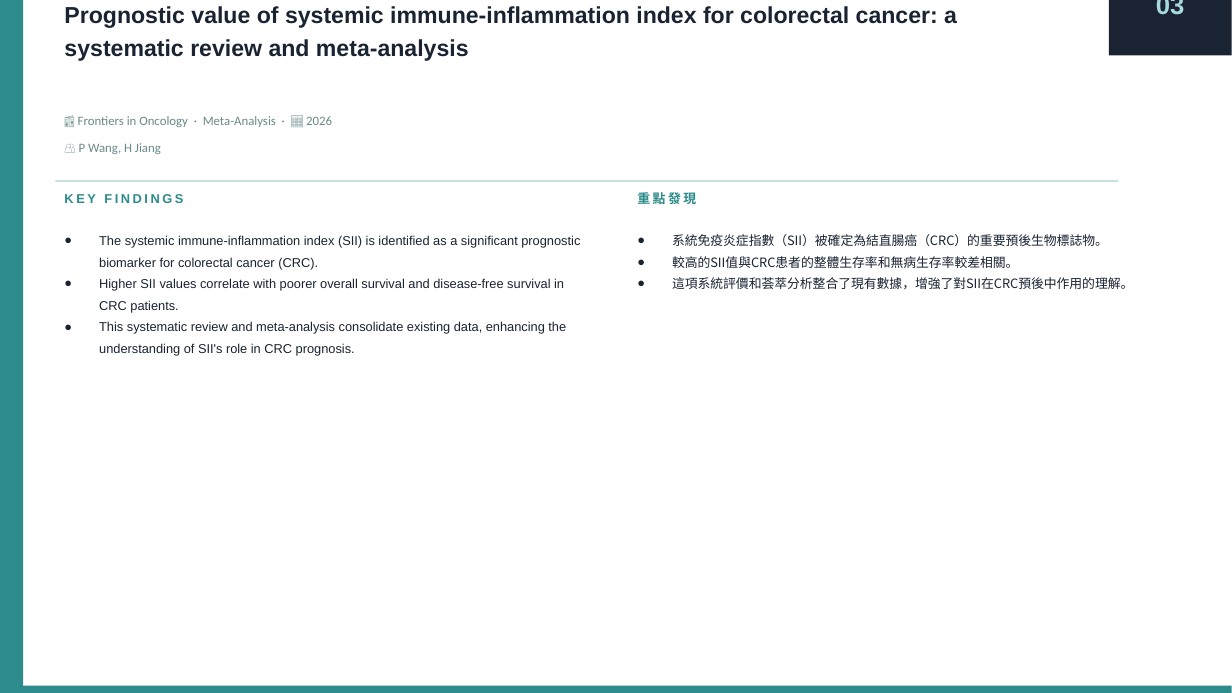
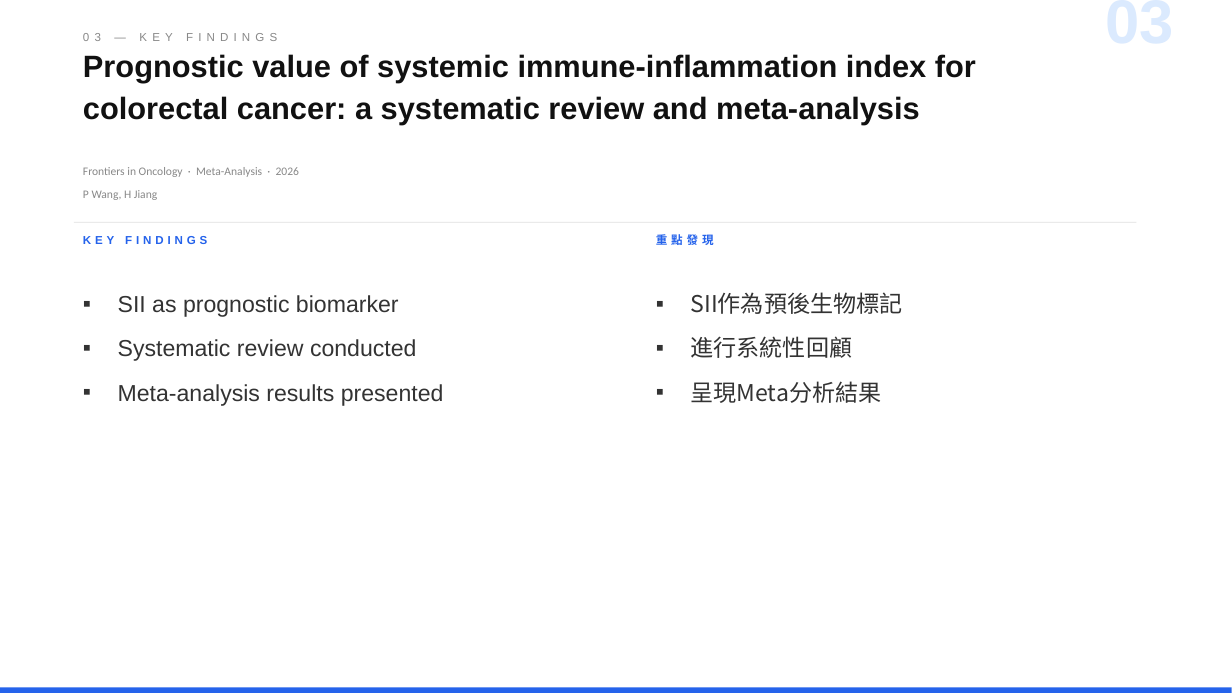
Before and after one commit to jejenhu-maker/colorectal-weekly-digest, a slide deck: slide 7 of docs/latest-digest.pptx. Drawn at 1232x693 pixels with LibreOffice and Linux fonts; fonts in the diff are those of the drawing. Boxes give left, top, right and bottom in pixels: in the first picture for what was removed or moved away, otherwise in the second. Text is boxed around its words. In the diff, an @@ line names an element or a change of style, - is before the commit and + after.

```diff
--- a/docs/latest-digest.pptx
+++ b/docs/latest-digest.pptx
@@ rectangle removed at box(0, 0, 23, 693) @@
@@ text "03": place and size @@
-text "03" at box(1156, 0, 1185, 15)
+text "03" at box(970, 18, 1183, 18)
@@ text "03" at box(970, 18, 1183, 18): size 20 to 48 pt, text colour #A8DADC to #DBEAFE; alignment centre to right @@
@@ rectangle removed at box(1109, 0, 1232, 55) @@
@@ text "Prognostic value of systemic immune-inflammation ...": place and size @@
-text "Prognostic value of systemic immune-inflammation ..." at box(64, 6, 957, 61)
+text "Prognostic value of systemic immune-inflammation ..." at box(83, 54, 976, 125)
@@ text "Prognostic value of systemic immune-inflammation ..." at box(83, 54, 976, 125): size 18 to 24 pt, text colour #1A2332 to #111111; line spacing 1.2 to 1.15 @@
@@ text at box(83, 167, 299, 177): text changed; size 10 to 9 pt; text colour #6B8A8A to #888888 @@
-📰 Frontiers in Oncology · Meta-Analysis · 📅 2026
+Frontiers in Oncology · Meta-Analysis · 2026
@@ text at box(83, 190, 157, 200): text changed; size 10 to 9 pt; text colour #6B8A8A to #888888 @@
-👥 P Wang, H Jiang
+P Wang, H Jiang
@@ rectangle: place and size @@
-rectangle at box(55, 180, 1118, 182)
+rectangle at box(74, 222, 1137, 223)
@@ rectangle at box(74, 222, 1137, 223): fill #C8E0E0 to #E0E0E0 @@
@@ text added at box(83, 236, 207, 244), 9 pt, text #888888 @@
+03 — KEY FINDINGS
@@ text removed at box(99, 235, 580, 356) @@
-● The systemic immune-inflammation index (SII) is identified as a significant prognostic biomarker for colorectal cancer (CRC).
-● Higher SII values correlate with poorer overall survival and disease-free survival in CRC patients.
-● This systematic review and meta-analysis consolidate existing data, enhancing the understanding of SII's role in CRC prognosis.
@@ text "重點發現" at box(656, 234, 714, 245): size 10 to 9 pt, text colour #2D8B8B to #2563EB, letter spacing 2 to 3 pt @@
@@ text "重點發現": place and size @@
-text "重點發現" at box(637, 192, 696, 204)
+text "重點發現" at box(656, 234, 714, 245)
@@ text removed at box(672, 234, 1133, 289) @@
-● 系統免疫炎症指數（SII）被確定為結直腸癌（CRC）的重要預後生物標誌物。
-● 較高的SII值與CRC患者的整體生存率和無病生存率較差相關。
-● 這項系統評價和荟萃分析整合了現有數據，增強了對SII在CRC預後中作用的理解。
@@ text "KEY FINDINGS": place and size @@
-text "KEY FINDINGS" at box(64, 194, 183, 203)
+text "KEY FINDINGS" at box(74, 240, 536, 240)
@@ text "KEY FINDINGS" at box(74, 240, 536, 240): size 10 to 9 pt, text colour #2D8B8B to #2563EB, letter spacing 2 to 3 pt @@
@@ text added at box(118, 295, 444, 406), 18 pt, text #333333 @@
+▪ SII as prognostic biomarker
+▪ Systematic review conducted
+▪ Meta-analysis results presented
@@ text added at box(691, 292, 903, 403), 18 pt, text #333333 @@
+▪ SII作為預後生物標記
+▪ 進行系統性回顧
+▪ 呈現Meta分析結果
@@ rectangle at box(0, 688, 1232, 693): fill #2D8B8B to #2563EB @@
```
Also in this commit, not shown: 7 other slides changed, 16 slides added, 16 slides removed, 7 other files.
